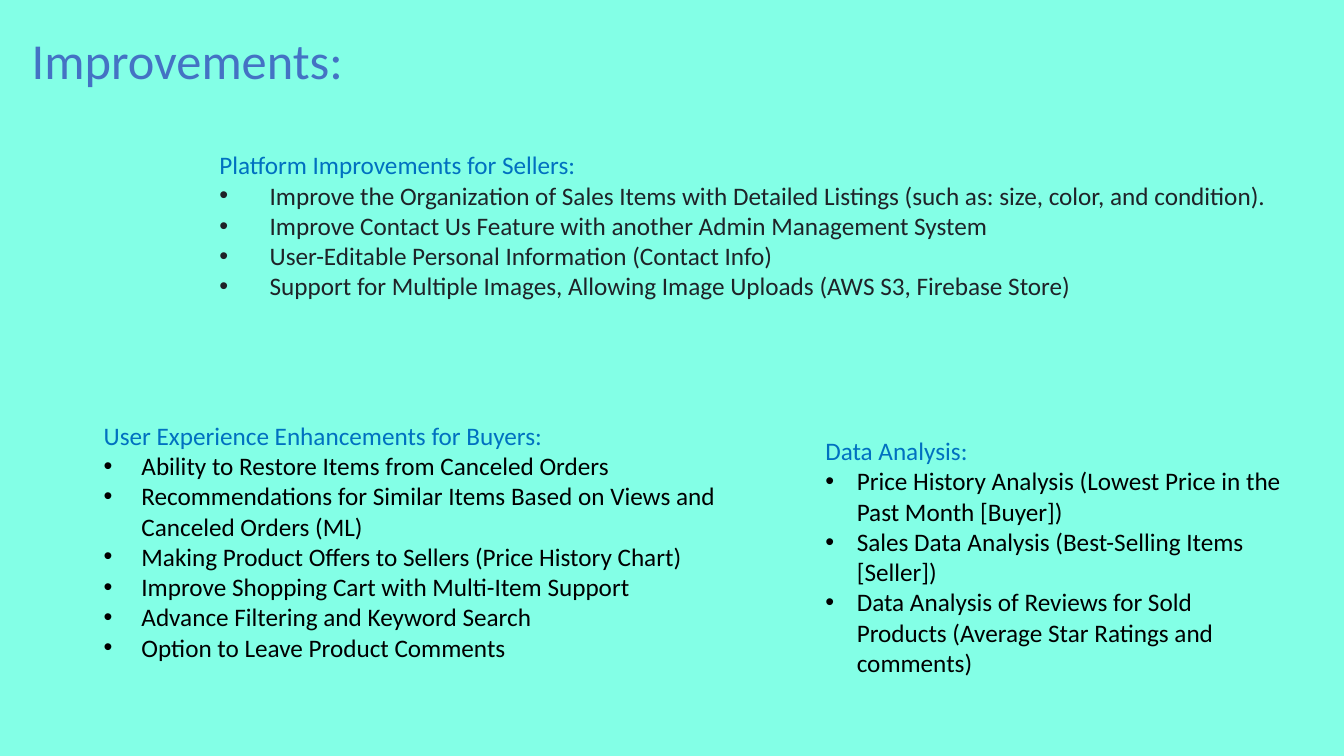
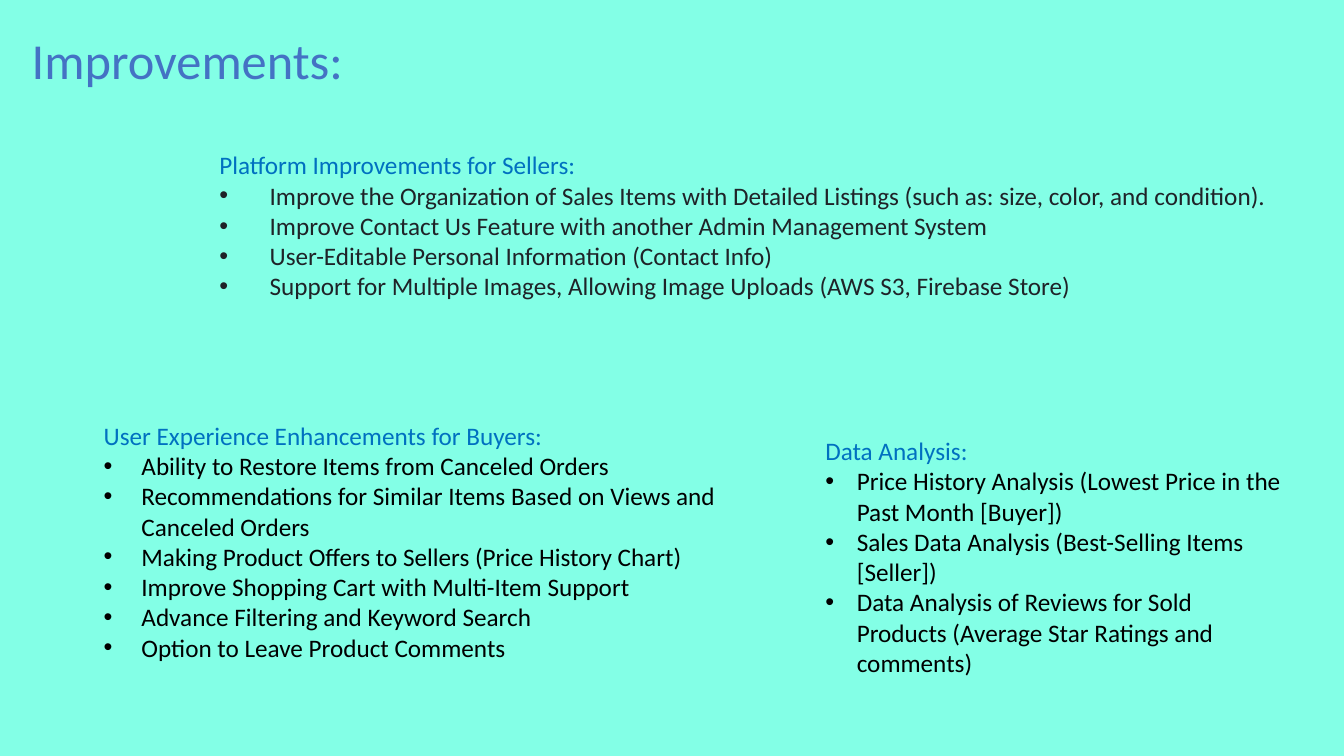
Before and after one commit to LIN251/eventeny-demo, a slide deck: slide 7 of demo.pptx. Drawn at 1344x756 pixels with LibreOffice and Linux fonts; fonts in the diff are those of the drawing. Boxes give left, top, right and bottom in pixels: in the first picture for what was removed or moved away, otherwise in the second. Text is boxed around its words. In the diff, an @@ line names an element or a change of style, - is before the commit and + after.

```diff
--- a/demo.pptx
+++ b/demo.pptx
@@ text at (141, 487, 715, 537): text changed @@
-• Recommendations for Similar Items Based on Views and Canceled Orders (ML)
+• Recommendations for Similar Items Based on Views and Canceled Orders
```
Also in this commit, not shown: 1 other slide changed, 5 other files.
